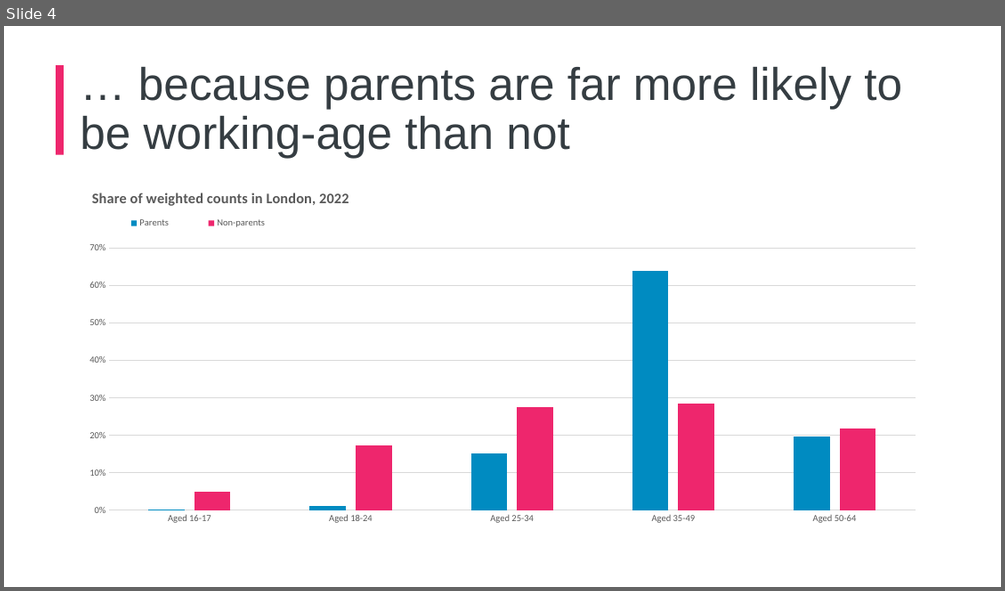
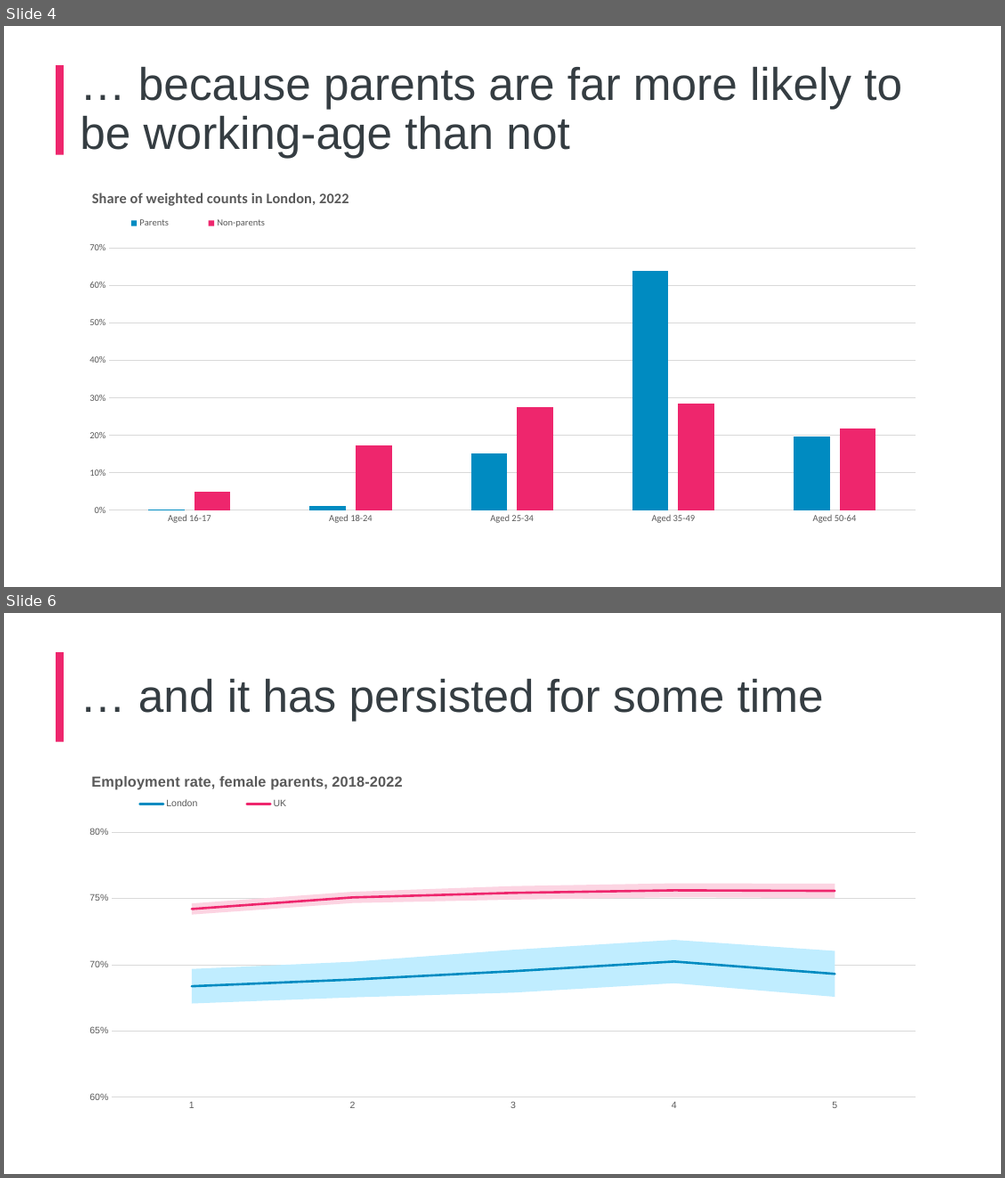
Before and after one commit to ammar-gla/childcare, a slide deck: Non-R/Internal slidedeck.pptx. Shown one above the other, each under a label of ours: slide 4 before the commit, slides 4 and 6 after it; the slides between them are not shown. The pictures are 1005x591 and 1005x1178 pixels, drawn with LibreOffice and Linux fonts; fonts in the diff are those of the drawing; background and template pictures are left out. Boxes give left, top, right and bottom in pixels: in the first picture for what was removed or moved away, otherwise in the second. Text is boxed around its words. In the diff, an @@ line names an element or a change of style, - is before the commit and + after.

Commit message:
subset data to female only for regressions

```diff
--- a/Non-R/Internal slidedeck.pptx
+++ b/Non-R/Internal slidedeck.pptx
@@ slide 6 added at [4,613,1001,1174], background #FFFFFF; not listed: 1 template element that a slide beside it also shows @@
@@ title added at [138,679,824,721], 44 pt, text #353D42 @@
+… and it has persisted for some time
@@ area stacked chart added at [73,763,933,1119] @@
+title "Employment rate, female parents, 2018-2022 "
+categories: 1, 2, 3, 4, 5
+Series 1: 0.67, 0.68, 0.68, 0.69, 0.68
+Series 2: 0.03, 0.03, 0.03, 0.03, 0.03
+Series 3: 0.04, 0.04, 0.04, 0.03, 0.04
+Series 4: 0.01, 0.01, 0.01, 0.01, 0.01
+London: 0.68, 0.69, 0.7, 0.7, 0.69
+UK: 0.74, 0.75, 0.75, 0.76, 0.76
```
Also in this commit, not shown: 2 slides changed, 2 other slides added, 3 other files.
